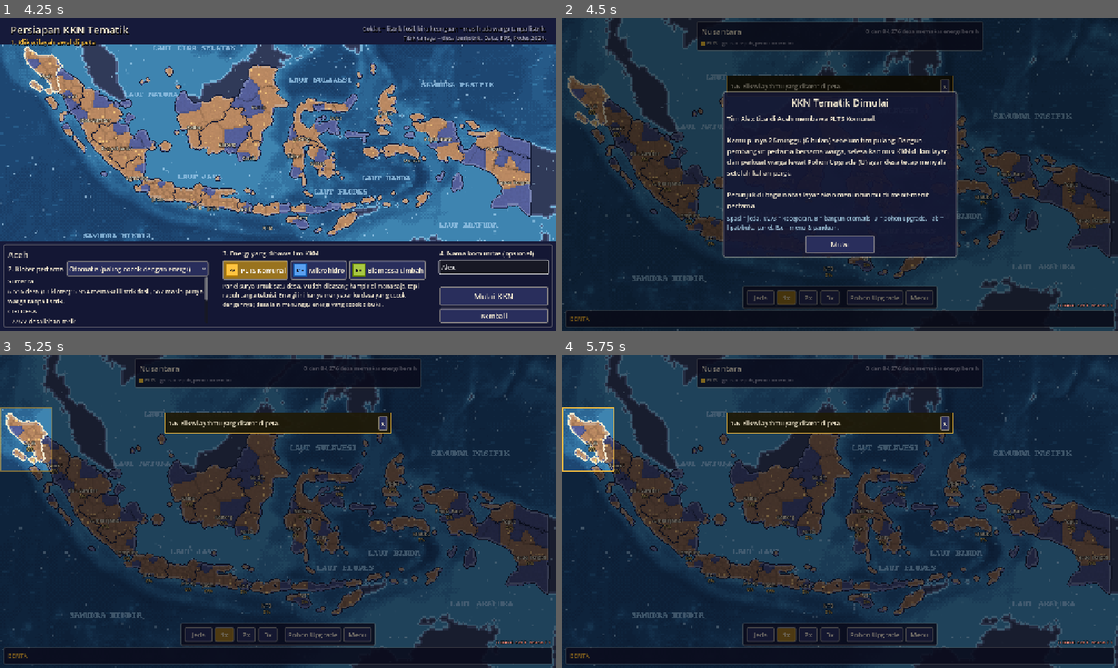
Above: before the commit, frames 1-4 (two rows, left to right).
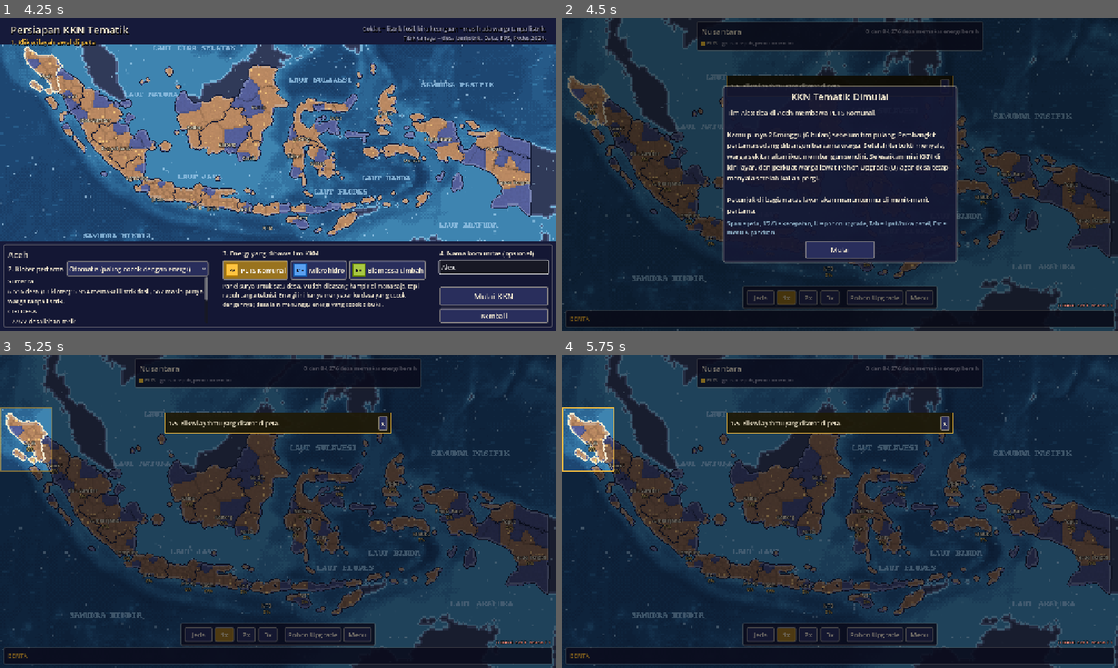
Above: after the commit, the same moments.

Repository: RizqieSufiawan/percikan-lentera
Game: Godot game, scene res://scenes/title.tscn
Same seed, same stepped clock (60 frames per second), same inputs: the game is played once before the commit and once after it. Sound files missing from this copy of the repository are replaced by a short silence.
Inputs (mouse positions are in pixels of both pictures, inside the frame that each line leads up to):
- Up to frame 1 (4.25 s): click "Mulai" at 0.5 s; click "Lanjut" at 1.25 s; click "Kembali" at 2 s; click "Lewati" at 2.75 s; click (494, 268) at 3.52 s; type "Alex" at 3.6 s
- Up to frame 2 (4.5 s): click "Mulai KKN" at 4.25 s
- Up to frame 3 (5.25 s): click "Mulai" at 5 s
- Up to frame 4 (5.75 s): no input

Frame 1 is identical in both runs. In frame 2, 6.7% of the frame differs, in the area x 28-72%, y 21-79%; in frame 3, less than 0.1%; in frame 4, less than 0.1%.

Commit message:
Hapus automation dan memperlambat game

Diff:
--- a/data/news/all_dark_warning.tres
+++ b/data/news/all_dark_warning.tres
@@ -7,7 +7,7 @@
 [resource]
 script = ExtResource("3_script")
 trigger = &"all_dark_warning"
-headline = "Semua pembangkit bersih padam! Bangun lagi dalam 6 bulan (pilih kloter, lalu Bangun), atau gerakan ini berakhir."
+headline = "Semua pembangkit bersih padam! Warga bergotong royong membangun ulang satu pembangkit. Jika 6 bulan tetap padam, gerakan ini berakhir."
 important = true
 icon = ExtResource("1_warn")
 image = ExtResource("2_img")
--- a/data/slides/guide_4.tres
+++ b/data/slides/guide_4.tres
@@ -6,5 +6,5 @@
 [resource]
 script = ExtResource("2_script")
 title = "Membangun"
-text = "Kloter pertama dipilih di layar persiapan dan langsung dibangun. Pembangunan butuh 2–4 bulan dan bisa tertunda bencana.\nOtomatis (B): warga membangun kloter berikutnya sendiri, tapi hanya di desa yang cocok dengan energi yang sudah kamu buka, dan jika Komunitas wilayah minimal 20. Mau memilih sendiri? Klik kloter lalu Bangun.\nKecocokan baru terungkap saat pembangkit menyala."
+text = "Kloter pertama dipilih di layar persiapan dan langsung dibangun. Pembangunan butuh 2–4 bulan dan bisa tertunda bencana.\nSetelah pembangkit terbukti menyala, warga membangun kloter berikutnya sendiri: hanya di kloter dekat (paling jauh 2 kloter), yang cocok dengan energi yang sudah kamu buka, dan jika Komunitas wilayah minimal 20. Wilayah yang kamu klik didahulukan.\nKecocokan baru terungkap saat pembangkit menyala."
 image = ExtResource("1_img")
--- a/data/slides/guide_5.tres
+++ b/data/slides/guide_5.tres
@@ -6,5 +6,5 @@
 [resource]
 script = ExtResource("2_script")
 title = "Poin, Ekonomi, Pohon Upgrade"
-text = "Membangun memakai Poin + Ekonomi. Semua kemampuan lain ada di Pohon Upgrade (U) dan berlaku d …(276 unchanged characters)…
+text = "Warga membangun memakai Poin + Ekonomi. Semua kemampuan ada di Pohon Upgrade (U) dan berlaku d …(276 unchanged characters)…
 image = ExtResource("1_img")
--- a/scenes/game.tscn
+++ b/scenes/game.tscn
@@ -374,7 +374,7 @@
 modulate = Color(1, 0.77, 0.25, 1)
 layout_mode = 2
 theme_override_font_sizes/font_size = 13
-text = "Kloter desa (klik untuk ciri & bangun)"
+text = "Kloter desa (klik untuk melihat ciri desa)"
 
 [node name="VillageScroll" type="ScrollContainer" parent="ProvincePanel/VBox"]
 custom_minimum_size = Vector2(0, 120)
--- a/scripts/core/game.gd
+++ b/scripts/core/game.gd
@@ -52,7 +52,8 @@
 
 func new_game() -> void:
 	sim = Simulation.new(db)
-	sim.auto_build = auto_build
+	# Pembangunan sepenuhnya otomatis: warga membangun sendiri setelah hasilnya terbukti.
+	sim.auto_build = true
 	sim.start(chosen_province, chosen_energy, chosen_name, chosen_village)
 	_holds.clear()
 	_accumulator = 0.0
@@ -64,9 +65,11 @@
 		return
 	if db.config.turn_based_mode:
 		return
-	var interval: float = db.config.kkn_tick_seconds if sim.kkn_active else db.config.tick_seconds
 	_accumulator += delta * speed
-	while _accumulator >= interval and _holds.is_empty() and not sim.game_over:
+	while _holds.is_empty() and not sim.game_over:
+		var interval := db.config.seconds_per_tick(sim.kkn_active, sim.tick_count)
+		if _accumulator < interval:
+			break
 		_accumulator -= interval
 		sim.tick()
 
--- a/scripts/core/simulation.gd
+++ b/scripts/core/simulation.gd
@@ -293,6 +293,16 @@
 			order.append(s)
 	for s: ProvinceState in order:
 		if s.on() > 0 and s.community < cfg.auto_build_min_community:
+			continue
+		# Semua padam setelah KKN: warga bergotong royong membangun ulang satu kloter tanpa Poin,
+		# supaya pemain yang kehabisan Poin tidak langsung kalah (tidak ada tombol Bangun manual).
+		if not kkn_active and total_on() == 0 and total_building() == 0 and is_reachable(s):
+			var rv := _pick_auto_village(s)
+			if rv and _start_construction(s, rv.index, &"") != null:
+				s.built_once = true
+				_bump(&"built")
+				_bump(&"auto_built")
+				return
 			continue
 		if points < action_cost_points(build, s) + cfg.auto_build_reserve:
 			return
--- a/scripts/data/game_config.gd
+++ b/scripts/data/game_config.gd
@@ -30,6 +30,10 @@
 @export var tick_seconds: float = 1.0
 ## Detik per tik selama KKN (diperlambat agar KKN 6 bulan ~ 2 menit).
 @export var kkn_tick_seconds: float = 4.5
+## Awal pasca-KKN dibuat pelan dulu: detik per tik mulai dari sini lalu turun ke tick_seconds
+## selama early_ramp_ticks tik (52 = setahun cerita).
+@export var early_tick_seconds: float = 2.2
+@export var early_ramp_ticks: int = 52
 ## Lama KKN dalam tik (26 = 6 bulan).
 @export var kkn_ticks: int = 26
 @export var start_year: int = 2026
@@ -213,3 +217,11 @@
 @export var fast_win_ticks: int = 700
 ## Menang sebelum tahun ini = akhir "Cepat dan Tahan".
 @export var fast_win_year: int = 2055
+
+
+## Detik nyata per tik pada kecepatan 1x: KKN lambat, awal pasca-KKN melambat lalu makin cepat.
+func seconds_per_tick(kkn_active: bool, tick_count: int) -> float:
+	if kkn_active:
+		return kkn_tick_seconds
+	var t := clampf(float(tick_count - kkn_ticks) / maxf(1.0, float(early_ramp_ticks)), 0.0, 1.0)
+	return lerpf(early_tick_seconds, tick_seconds, t)
--- a/scripts/ui/game_screen.gd
+++ b/scripts/ui/game_screen.gd
@@ -42,7 +42,6 @@
 		if not province_panel.visible:
 			map.set_selected(&""))
 	_build_speed_buttons()
-	_build_auto_button()
 	_build_legend()
 	_build_missions()
 	%UpgradeBtn.pressed.connect(func(): Audio.sfx(&"click"); upgrade_panel.open())
@@ -69,8 +68,8 @@
 	feed.push(Game.db.ui.feed_start, "Tim KKN tiba di %s" % p.display_name, "%s  |  %s" % [p.display_name, sim.date_text()],
 		"Tim %s membawa %s." % [sim.community_name, e.display_name])
 	modal.show_card("KKN Tematik Dimulai", null,
-		"Tim %s tiba di %s membawa %s.\n\nKamu punya %d minggu (6 bulan) sebelum tim pulang. Bangun pembangkit pertama bersama warga, selesaikan misi KKN di kiri layar, dan pe …(237 unchanged characters)…
-		"Spasi = jeda, 1/2/3 = kecepatan, B = bangun otomatis, U = pohon upgrade, Tab = lipat/buka panel, Esc = menu & panduan.", ["Mulai"])
+		"Tim %s tiba di %s membawa %s.\n\nKamu punya %d minggu (6 bulan) sebelum tim pulang. Pembangkit pertama sedang dibangun bersama warga. Setelah terbukti menyala, warga sekitar akan ikut membangun sendiri. Selesaikan misi KKN di kiri layar, dan pe …(237 unchanged characters)…
+		"Spasi = jeda, 1/2/3 = kecepatan, U = pohon upgrade, Tab = lipat/buka panel, Esc = menu & panduan.", ["Mulai"])
 
 
 func _process(delta: float) -> void:
@@ -99,8 +98,6 @@
 			Game.set_speed(3)
 		KEY_TAB:
 			toggle_all_panels()
-		KEY_B:
-			toggle_auto_build()
 		KEY_U:
 			if upgrade_panel.visible:
 				upgrade_panel.close()
@@ -478,7 +475,7 @@
 # ---------------------------------------------------------------- tampilan bertahap
 # Supaya awal permainan tidak penuh angka: panel dan angka muncul saat mulai relevan.
 #   Awal      : tanggal, Poin, Ekonomi, misi KKN, dan satu kalimat ringkas di panel atas.
-#   Desa pertama menyala : statistik desa, bar akses, Komunitas, kabar terbaru, tombol Otomatis.
+#   Desa pertama menyala : statistik desa, bar akses, Komunitas, kabar terbaru.
 #   KKN selesai          : Kesejahteraan dan Ketahanan (biru vs merah).
 
 var _reveal_ready := false
@@ -504,7 +501,7 @@
 	var changed := not _reveal_ready or lit != _reveal_lit or post != _reveal_post_kkn
 	if _reveal_ready and lit and not _reveal_lit:
 		Audio.sfx(&"point")
-		toast("Desa pertama menyala! Angka desa, Komunitas, kabar terbaru, dan tombol Otomatis (B) sekarang terbuka.")
+		toast("Desa pertama menyala! Warga sekitar mulai ikut membangun sendiri.")
 	if _reveal_ready and post and not _reveal_post_kkn:
 		toast("Panel baru: Kesejahteraan (kiri) dan Ketahanan biru lawan merah (atas). Jaga biru tetap unggul.", Palette.INDEPENDENT)
 	_reveal_ready = true
@@ -625,18 +622,16 @@
 func _hint_steps() -> Array:
 	var sim := Game.sim
 	return [
-		["1/6  Klik wilayahmu yang disorot di peta.",
+		["1/5  Klik wilayahmu yang disorot di peta.",
 			func(): return province_panel.visible],
-		["2/6  Klik kloter lain di panel kanan untuk membandingkan energinya.",
+		["2/5  Klik kloter lain di panel kanan untuk membandingkan energinya.",
 			# Klik wilayah di peta sudah memilih satu kloter, jadi langkah ini menunggu kloter LAIN.
 			func(): return (province_panel.village_index >= 0 and province_panel.village_index != _hint_v0) or _hint_timer > 15.0],
-		["3/6  Buka Pohon Upgrade (U) dan beli satu upgrade.",
+		["3/5  Buka Pohon Upgrade (U) dan beli satu upgrade.",
 			func(): return int(sim.counters.get(&"upgrades_bought", 0)) >= 1],
-		["4/6  Tab Sumber Energi: perkuat energi yang kamu pakai.",
+		["4/5  Tab Sumber Energi: perkuat energi yang kamu pakai.",
 			func(): return _owns_energy_branch() or int(sim.counters.get(&"upgrades_bought", 0)) >= 3],
-		["5/6  Otomatis (B): warga membangun kloter berikutnya sendiri.",
-			func(): return _reveal_lit and _hint_timer > 10.0],
-		["6/6  Klik gelembung di peta untuk Poin tambahan.",
+		["5/5  Klik gelembung di peta untuk Poin tambahan.",
 			func(): return _hint_timer > 14.0],
 	]
 
@@ -698,9 +693,8 @@
 	if _hint_panel == null:
 		return
 	_hint_check += delta
-	if _hint_step == 1 or _hint_step == 4 or _hint_step == 5:
-		if _hint_step != 4 or _reveal_lit:
-			_hint_timer += delta
+	if _hint_step == 1 or _hint_step == 4:
+		_hint_timer += delta
 	if _hint_check < 0.25:
 		return
 	_hint_check = 0.0
@@ -781,8 +775,6 @@
 			var bar := tabs.get_tab_bar()
 			var r := bar.get_tab_rect(0)
 			return Rect2(bar.global_position + r.position, r.size)
-		4:
-			return _auto_btn.get_global_rect() if _auto_btn and _auto_btn.visible and not up_open else Rect2()
 	return Rect2()
 
 
--- a/scripts/ui/province_panel.gd
+++ b/scripts/ui/province_panel.gd
@@ -194,7 +194,9 @@
 func _refresh_build_buttons(s: Simulation.ProvinceState, v: Simulation.VillageState) -> void:
 	for c in v_build_list.get_children():
 		c.queue_free()
-	if v.is_clean() or v.is_building():
+	# Pembangunan sepenuhnya otomatis: panel kanan hanya menampilkan informasi kloter.
+	v_build_list.visible = false
+	if v.is_clean() or v.is_building() or not v_build_list.visible:
 		return
 	var build: ActionData = null
 	for a in Game.db.actions:
--- a/tests/sim_test.gd
+++ b/tests/sim_test.gd
@@ -58,10 +58,11 @@
 	_pending_offer = null
 	sim.event_triggered.connect(func(e, pid): _pending_event = [e, pid])
 	sim.offer_triggered.connect(func(o): _pending_offer = o)
-	sim.start(province, energy, "Tes")
+	sim.auto_build = true
+	sim.start(province, energy, "Tes", -1)
 	var seconds := 0.0
 	while not sim.game_over and sim.tick_count < TEST_CAP:
-		seconds += db.config.kkn_tick_seconds if sim.kkn_active else db.config.tick_seconds
+		seconds += db.config.seconds_per_tick(sim.kkn_active, sim.tick_count)
 		sim.tick()
 		# Pemain manusia sesekali mengklik gelembung.
 		if strategy != "pasif" and sim.tick_count % 12 == 0:
@@ -85,7 +86,6 @@
 
 
 func _bot_turn(sim: Simulation, db: GameDatabase, strategy: String) -> void:
-	var build: ActionData = db.actions[0]
 	# Upgrade termurah yang bisa dibeli.
 	var best: UpgradeData = null
 	for u in db.upgrades:
@@ -98,25 +98,14 @@
 			best = u
 	if best and (strategy == "ngebut" or sim.points > sim.upgrade_cost(best) + 4):
 		sim.buy_upgrade(best)
+	# Pembangunan sepenuhnya otomatis (tidak ada tombol Bangun): bot hanya memilih upgrade
+	# dan wilayah yang didahulukan (wilayah dengan komunitas tertinggi yang masih bisa dibangun).
+	var focus: Simulation.ProvinceState = null
 	for s: Simulation.ProvinceState in sim.provinces.values():
-		var id := s.data.id
-		if strategy == "asal_pilih":
-			# Sama seperti seimbang, tapi selalu membangun dengan energi pertama yang dimiliki,
-			# tanpa membaca ciri desa.
-			for v: Simulation.VillageState in s.villages:
-				if not v.is_clean() and sim.can_do_action(build, id, v.index, sim.energies[0]) == "" and (s.community >= 20 or s.on() == 0):
-					sim.do_action(build, id, v.index, sim.energies[0])
-					break
-		elif sim.can_do_action(build, id) == "" and (strategy == "ngebut" or s.community >= 20 or s.on() == 0):
-			sim.do_action(build, id)
-		elif sim.total_on() == 0 and sim.total_building() == 0 and sim.is_reachable(s) and s.unclean() > 0:
-			# Semua padam dan tidak ada desa yang cocok: bangun manual di kloter paling cocok.
-			var best_v: Simulation.VillageState = null
-			for v: Simulation.VillageState in s.villages:
-				if not v.is_clean() and (best_v == null or sim.best_village_compat(s, v) > sim.best_village_compat(s, best_v)):
-					best_v = v
-			if best_v:
-				sim.do_action(build, id, best_v.index, sim.best_energy_for(s, best_v))
+		if s.unclean() > 0 and sim.is_reachable(s) and (focus == null or s.community > focus.community):
+			focus = s
+	if focus:
+		sim.auto_build_focus = focus.data.id
 
 
 ## Seberapa cocok energi ini untuk semua desa yang belum bersih di provinsi yang sudah terjangkau.
